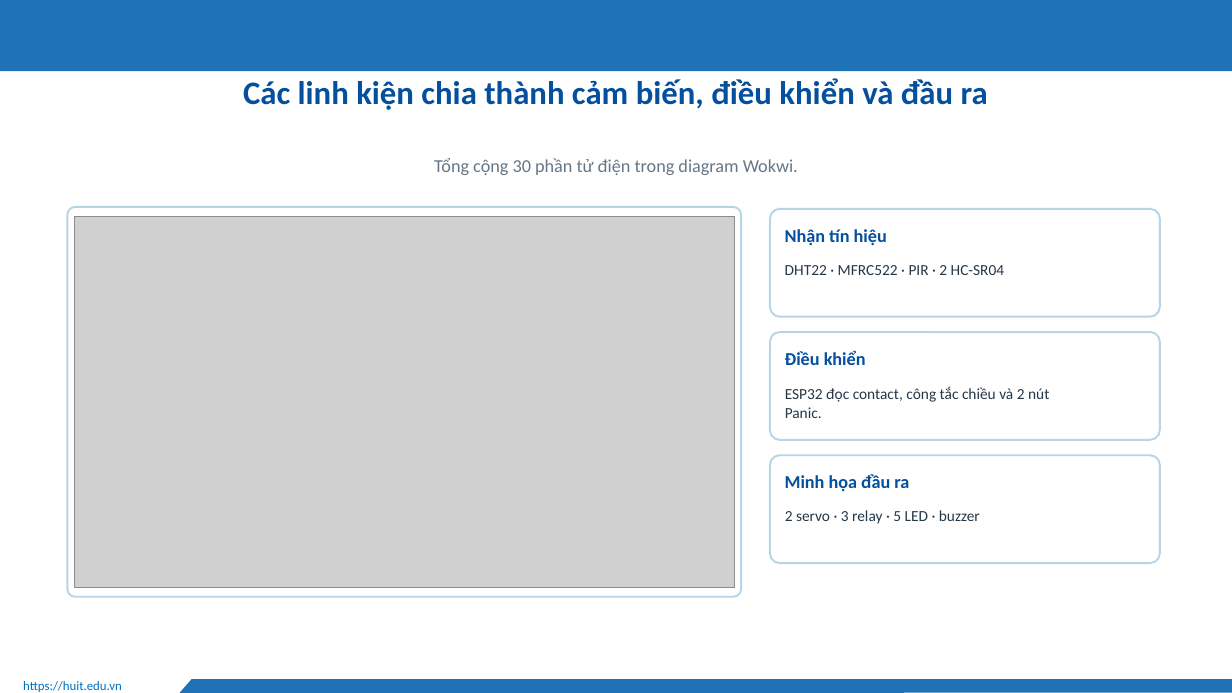
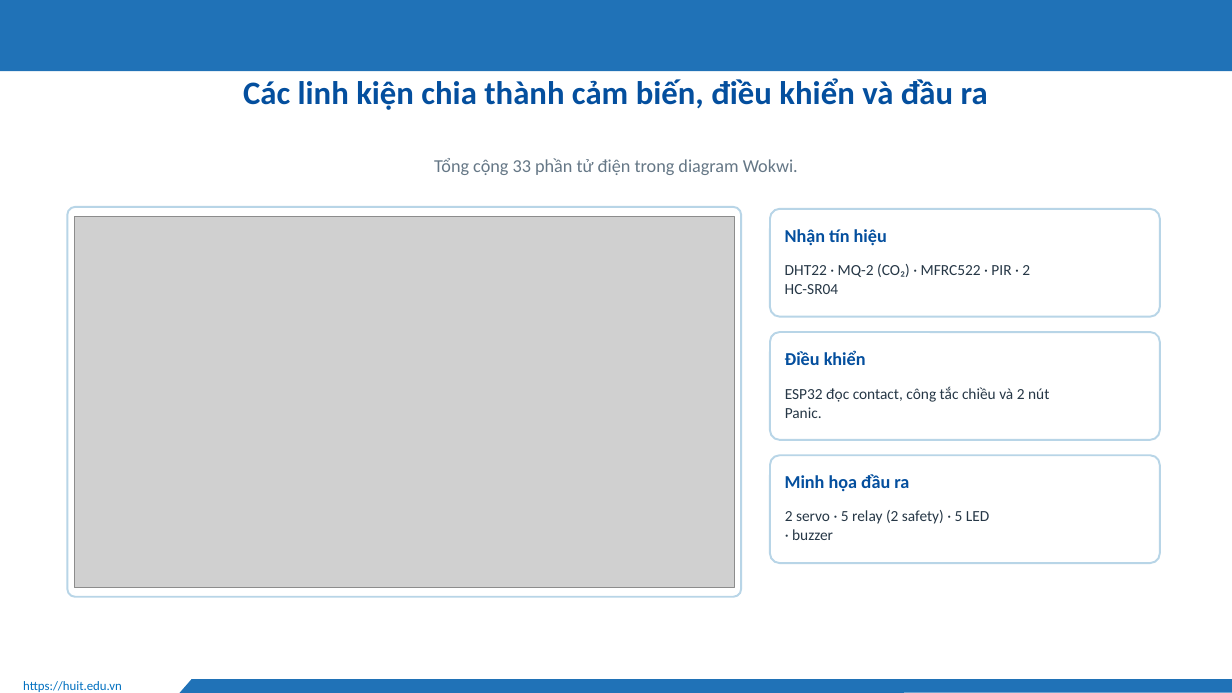
Before and after one commit to Huuloc123456/khoguard-iot, a slide deck: slide 10 of docs/slides/KhoGuard-thuyet-trinh.pptx (slide 9 before the commit). Drawn at 1232x693 pixels with LibreOffice and Linux fonts; fonts in the diff are those of the drawing; grey boxes stand for pictures; background and template pictures are left out. Boxes give left, top, right and bottom in pixels: in the first picture for what was removed or moved away, otherwise in the second. Text is boxed around its words. In the diff, an @@ line names an element or a change of style, - is before the commit and + after.

```diff
--- a/docs/slides/KhoGuard-thuyet-trinh.pptx
+++ b/docs/slides/KhoGuard-thuyet-trinh.pptx
@@ text at (x1=434, y1=158, x2=798, y2=175): text changed @@
-Tổng cộng 30 phần tử điện trong diagram Wokwi.
+Tổng cộng 33 phần tử điện trong diagram Wokwi.
@@ text at (x1=785, y1=264, x2=1030, y2=294): text changed @@
-DHT22 · MFRC522 · PIR · 2 HC-SR04
+DHT22 · MQ-2 (CO₂) · MFRC522 · PIR · 2 HC-SR04
@@ text at (x1=785, y1=510, x2=989, y2=540): text changed @@
-2 servo · 3 relay · 5 LED · buzzer
+2 servo · 5 relay (2 safety) · 5 LED · buzzer
```
Also in this commit, not shown: 17 other slides changed, 4 slides added, 7 other files.
